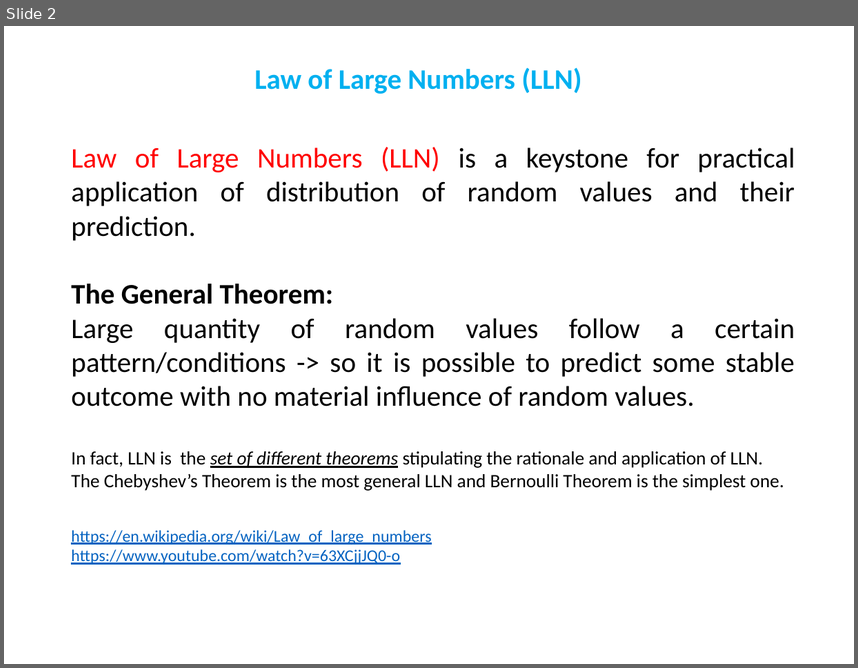
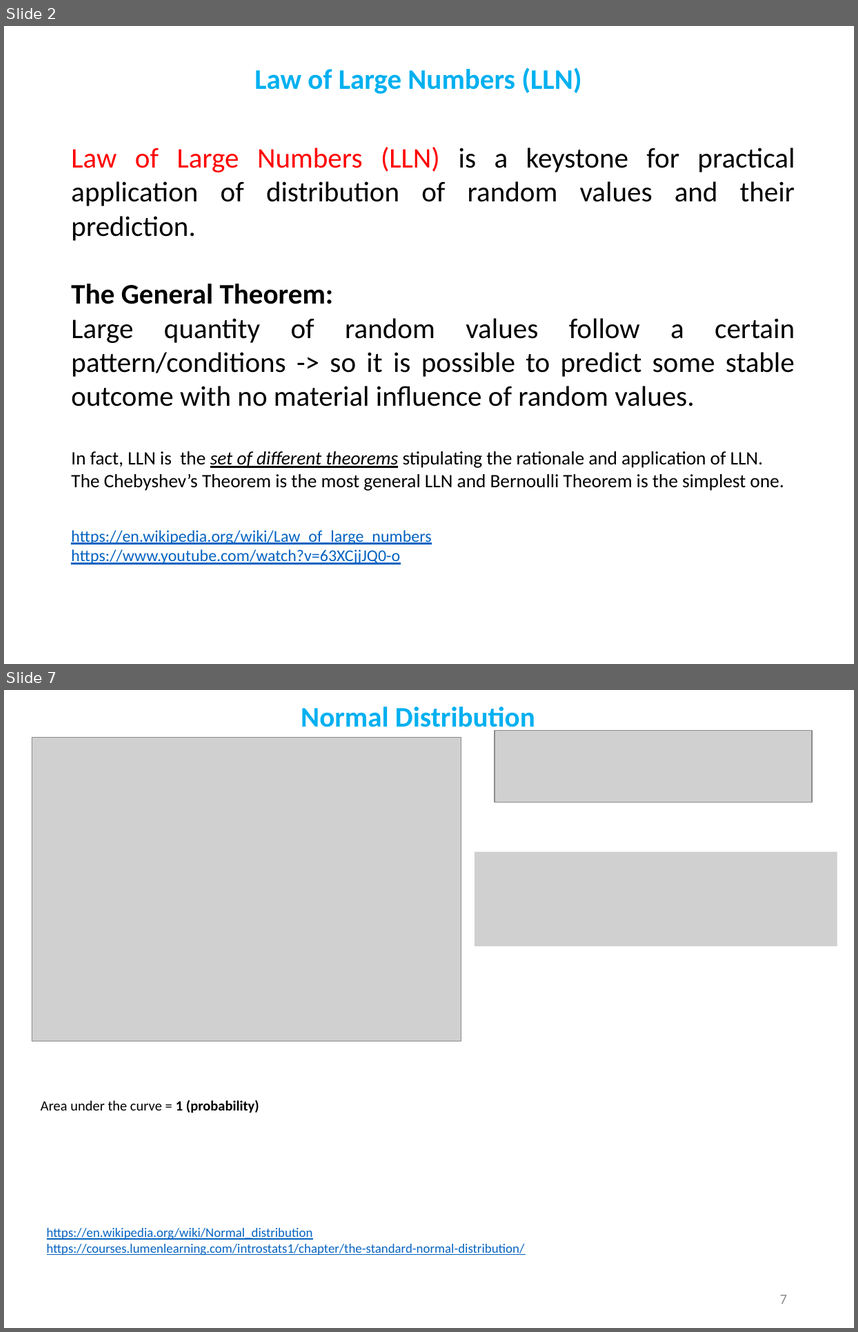
Before and after one commit to demydd/Basic-Machine-Learning-Course-for-Developers, a slide deck: Distributions.pptx. Shown one above the other, each under a label of ours: slide 2 before the commit, slides 2 and 7 after it; the slides between them are not shown. The pictures are 858x668 and 858x1332 pixels, drawn with LibreOffice and Linux fonts; fonts in the diff are those of the drawing; grey boxes stand for pictures. Boxes give left, top, right and bottom in pixels: in the first picture for what was removed or moved away, otherwise in the second. Text is boxed around its words. In the diff, an @@ line names an element or a change of style, - is before the commit and + after.

Commit message:
Normal distribution section is added.

```diff
--- a/Distributions.pptx
+++ b/Distributions.pptx
@@ slide 7 added at <box>4,690,854,1328</box>, background #FFFFFF @@
@@ title added at <box>301,707,535,733</box>, 24 pt, text #00B0F0, bold @@
+Normal Distribution
@@ picture added at <box>495,731,811,802</box> @@
@@ picture added at <box>32,737,461,1041</box> @@
@@ picture added at <box>474,851,837,946</box> @@
@@ text added at <box>41,1100,259,1113</box>, 12 pt, text #000000 @@
+Area under the curve = 1 (probability)
@@ text added at <box>47,1228,525,1255</box>, 11 pt, text #0563C1, underline @@
+https://en.wikipedia.org/wiki/Normal_distribution
+https://courses.lumenlearning.com/introstats1/chapter/the-standard-normal-distribution/
@@ page number added at <box>780,1294,787,1303</box>, 12 pt, text #8C8C8C @@
+7
```
Also in this commit, not shown: 2 slides changed, 5 other slides added.
